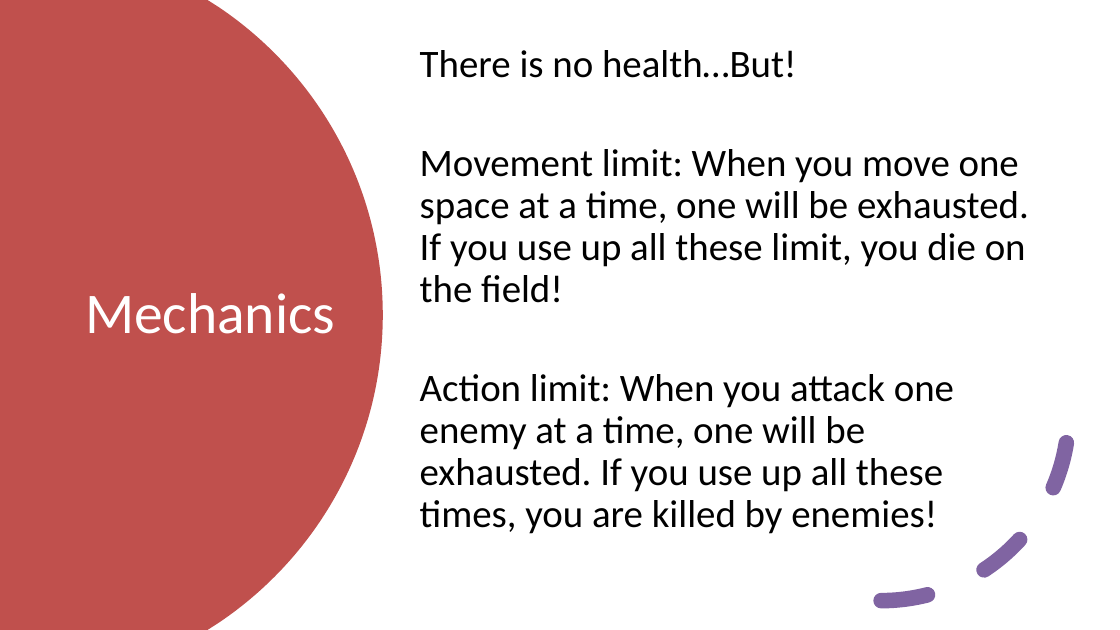
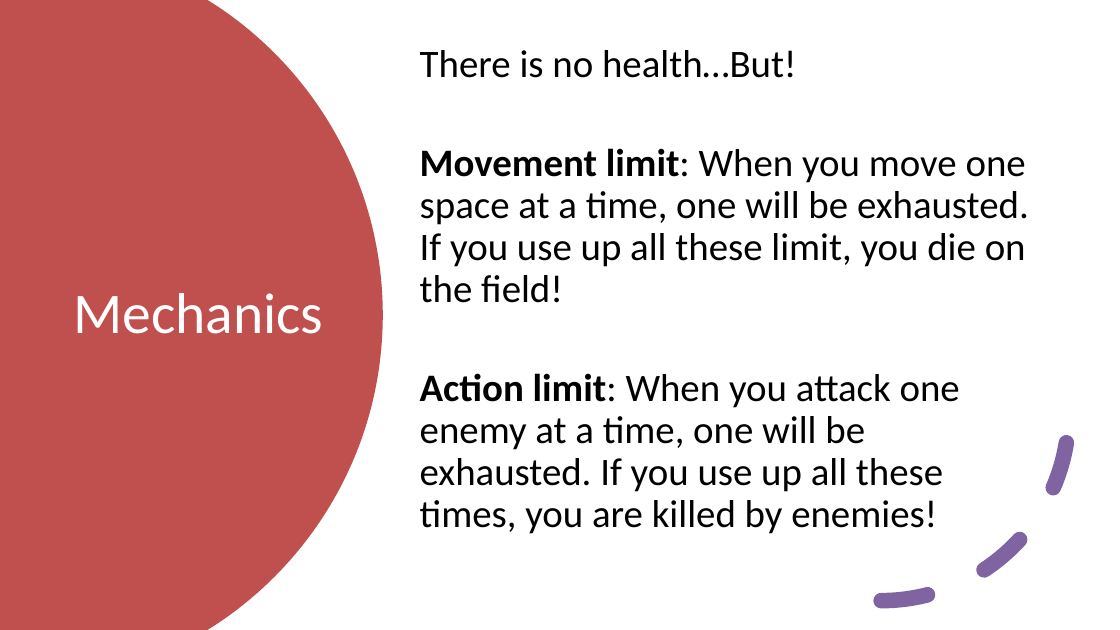
Before and after one commit to yeongrin/Yeongrin_J_AGA312-Rapid-Prototyping-June-24, a slide deck: slide 5 of Yeongrin Jeon PPT.pptx. Drawn at 1120x630 pixels with LibreOffice and Linux fonts; fonts in the diff are those of the drawing. Boxes give left, top, right and bottom in pixels: in the first picture for what was removed or moved away, otherwise in the second. Text is boxed around its words. In the diff, an @@ line names an element or a change of style, - is before the commit and + after.

```diff
--- a/Yeongrin Jeon PPT.pptx
+++ b/Yeongrin Jeon PPT.pptx
@@ title "Mechanics": place and size @@
-title "Mechanics" at [85,293,335,334]
+title "Mechanics" at [73,293,323,334]
@@ text at [420,148,1029,534]: bold on in "Movement limit:", "Action limit:" @@
```
Also in this commit, not shown: 4 other slides changed, 17 other files.
